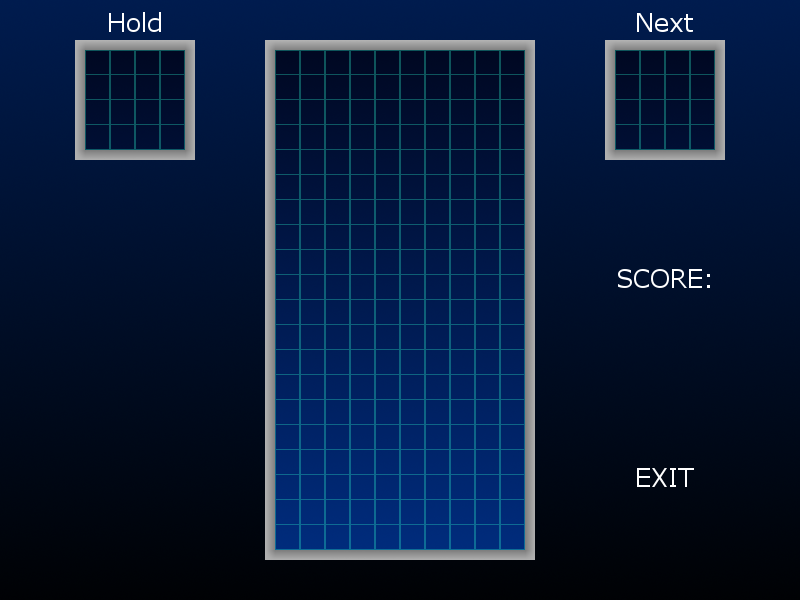
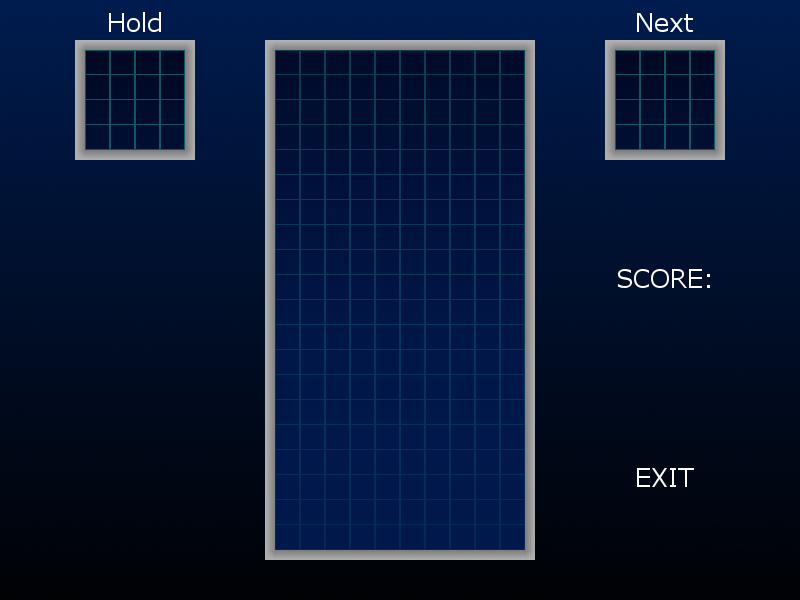
Comparing the layer stacks of the two 800 x 600 images. Changes:
renamed "silver frame" to "board", painted on it over [275, 50, 525, 550]
